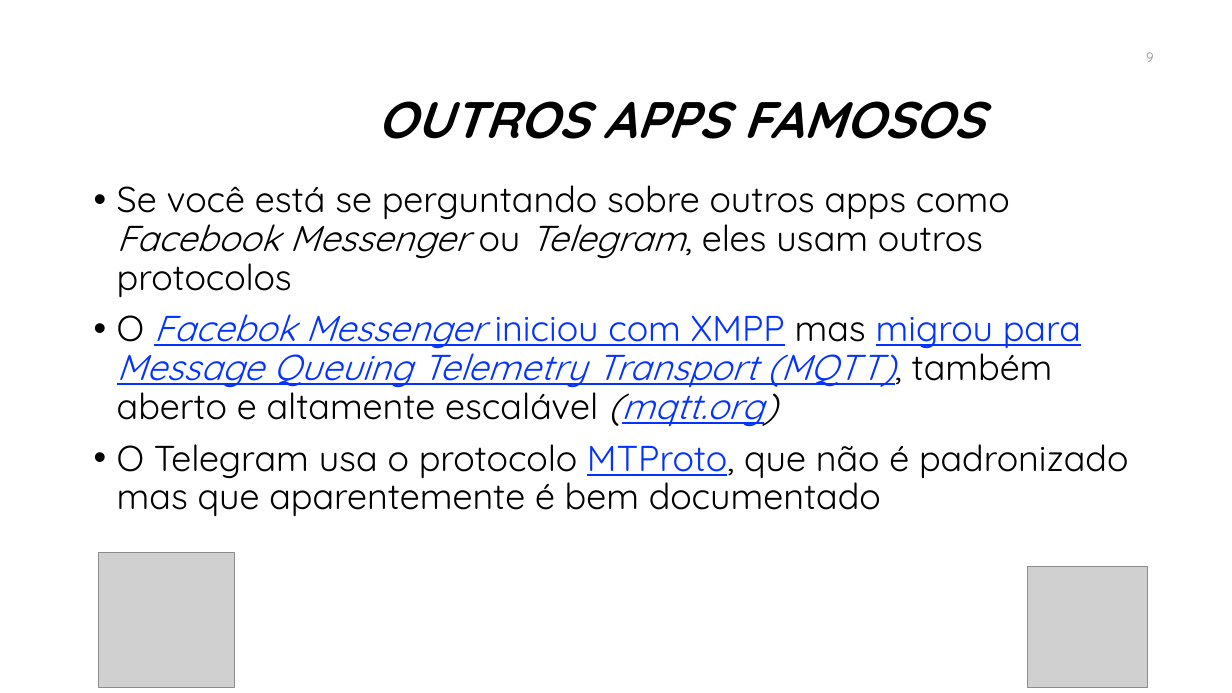
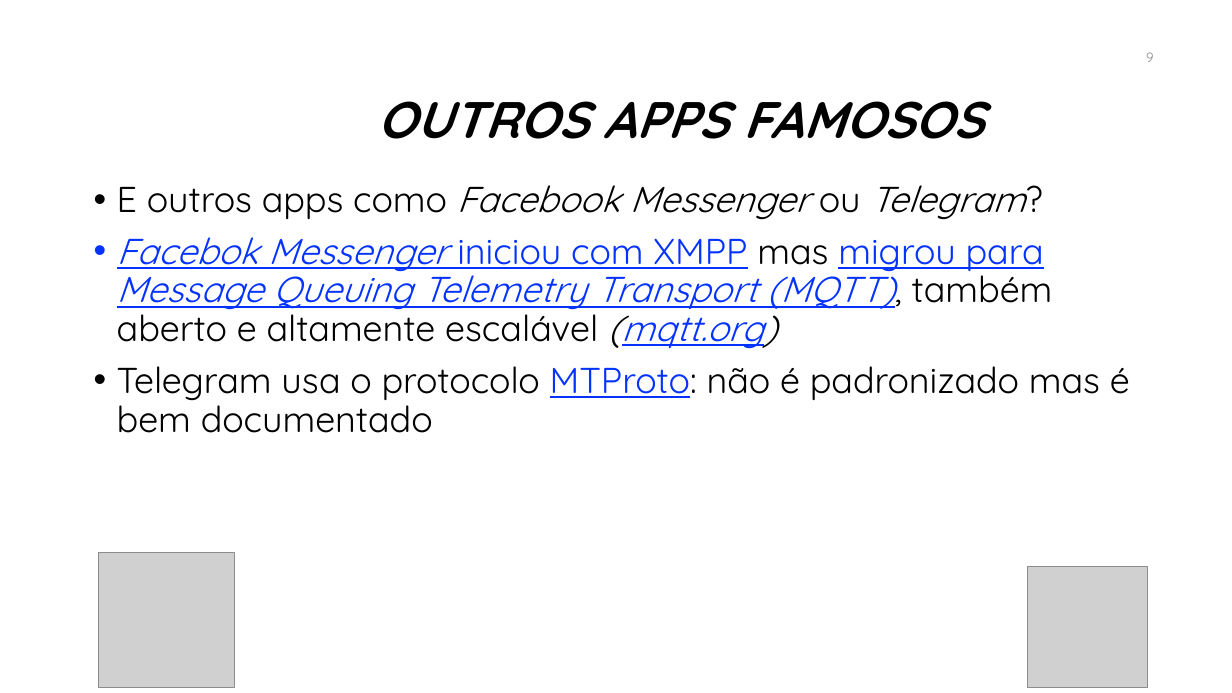
Before and after one commit to manoelcampos/sd-xmpp-chat-client, a slide deck: slide 9 of xmpp.pptx. Drawn at 1232x693 pixels with LibreOffice and Linux fonts; fonts in the diff are those of the drawing; grey boxes stand for pictures; background and template pictures are left out. Boxes give left, top, right and bottom in pixels: in the first picture for what was removed or moved away, otherwise in the second. Text is boxed around its words. In the diff, an @@ line names an element or a change of style, - is before the commit and + after.

Commit message:
Atualiza slides XMPP

```diff
--- a/xmpp.pptx
+++ b/xmpp.pptx
@@ text at <box>117,185,1130,433</box>: text changed @@
-• Se você está se perguntando sobre outros apps como Facebook Messenger ou Telegram, eles usam outros protocolos
-• O Facebok Messenger iniciou com XMPP mas migrou para Message Queuing Telemetry Transport (MQTT), também aberto e altamente escalável (mqtt.org)
-• O Telegram usa o protocolo MTProto, que não é padronizado mas que aparentemente é bem documentado
+• E outros apps como Facebook Messenger ou Telegram?
+• Facebok Messenger iniciou com XMPP mas migrou para Message Queuing Telemetry Transport (MQTT), também aberto e altamente escalável (mqtt.org)
+• Telegram usa o protocolo MTProto: não é padronizado mas é bem documentado
```
Also in this commit, not shown: 18 other slides changed, 1 slide added.
